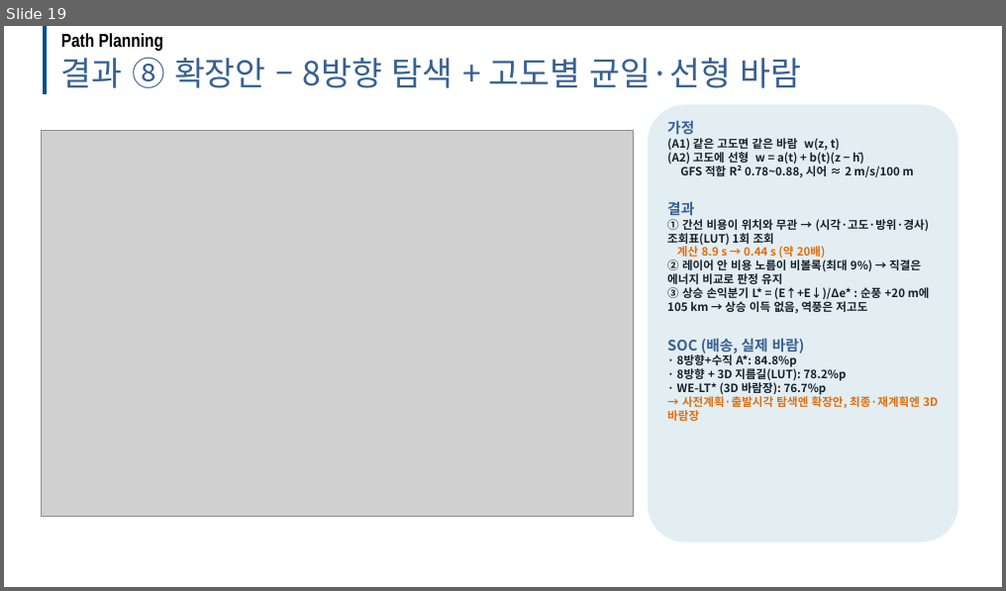
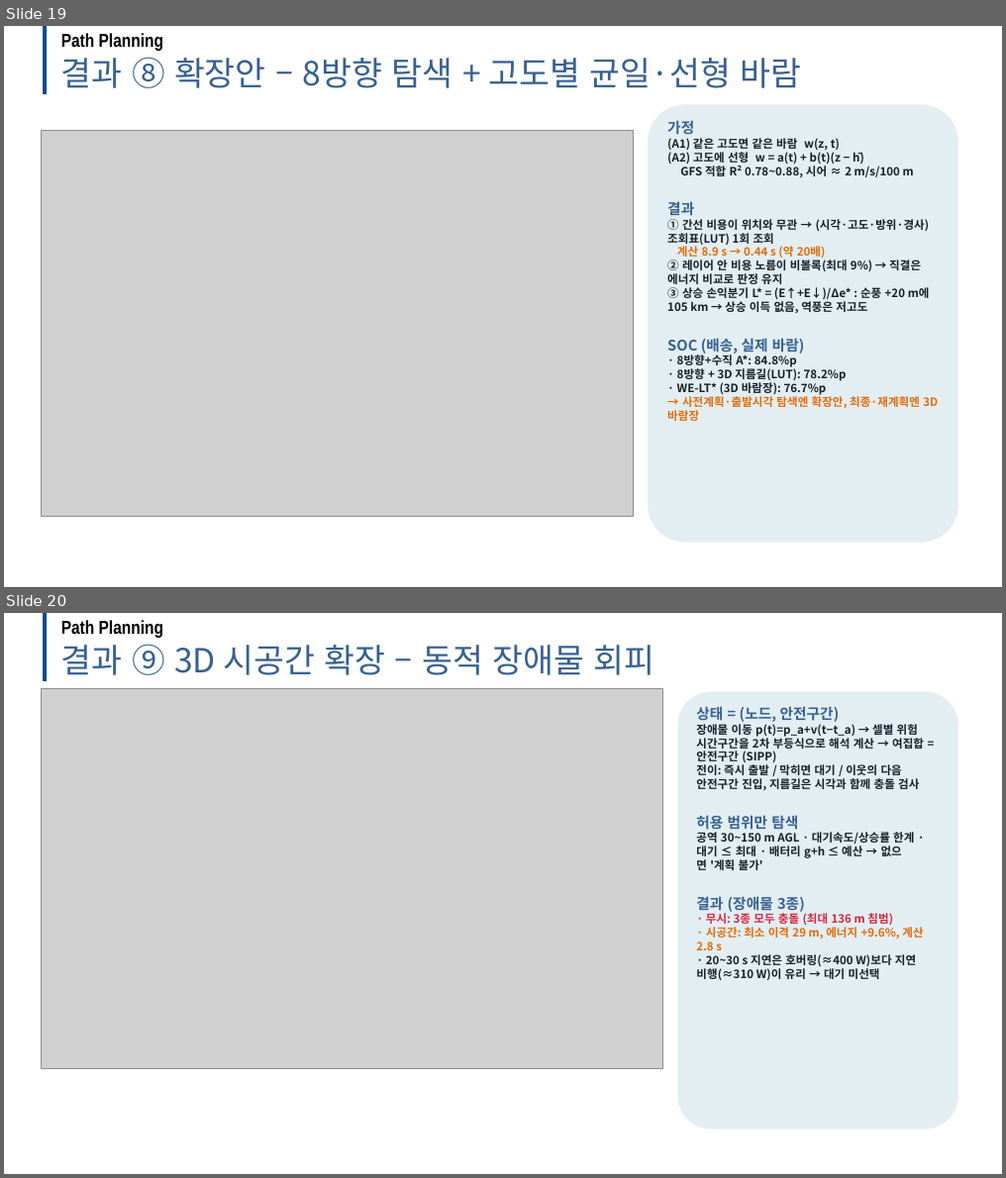
Before and after one commit to dnfl5345/Drone_path_opt, a slide deck: docs/drone_soc_path_planning_dev.pptx. Shown one above the other, each under a label of ours: slide 19 before the commit, slides 19 and 20 after it. The pictures are 1006x591 and 1006x1178 pixels, drawn with LibreOffice and Linux fonts; fonts in the diff are those of the drawing; grey boxes stand for pictures; background and template pictures are left out. Boxes give left, top, right and bottom in pixels: in the first picture for what was removed or moved away, otherwise in the second. Text is boxed around its words. In the diff, an @@ line names an element or a change of style, - is before the commit and + after.

```diff
--- a/docs/drone_soc_path_planning_dev.pptx
+++ b/docs/drone_soc_path_planning_dev.pptx
@@ slide 20 added at bbox=[4, 613, 1002, 1174], background #FFFFFF @@
@@ line added from (45, 613) to (45, 682), #004E8F 3.5 pt @@
@@ text added at bbox=[61, 620, 163, 638], 18 pt, text #000000, bold @@
+Path Planning
@@ text added at bbox=[61, 644, 655, 675], 32 pt, text #376092 @@
+결과 ⑨ 3D 시공간 확장 – 동적 장애물 회피
@@ picture added at bbox=[42, 688, 662, 1069] @@
@@ rounded rectangle added at bbox=[678, 691, 958, 1130], fill #E3EEF3, 11 pt, text #16202A, bold @@
+상태 = (노드, 안전구간)
+장애물 이동 p(t)=p_a+v(t−t_a) → 셀별 위험 시간구간을 2차 부등식으로 해석 계산 → 여집합 = 안전구간 (SIPP)
+전이: 즉시 출발 / 막히면 대기 / 이웃의 다음 안전구간 진입, 지름길은 시각과 함께 충돌 검사
+허용 범위만 탐색
+공역 30~150 m AGL · 대기속도/상승률 한계 · 대기 ≤ 최대 · 배터리 g+h ≤ 예산 → 없으면 '계획 불가'
+결과 (장애물 3종)
+· 무시: 3종 모두 충돌 (최대 136 m 침범)
+· 시공간: 최소 이격 29 m, 에너지 +9.6%, 계산 2.8 s
+· 20~30 s 지연은 호버링(≈400 W)보다 지연 비행(≈310 W)이 유리 → 대기 미선택
```
Also in this commit, not shown: 1 slide changed, 1 other slide added, 19 other files.
